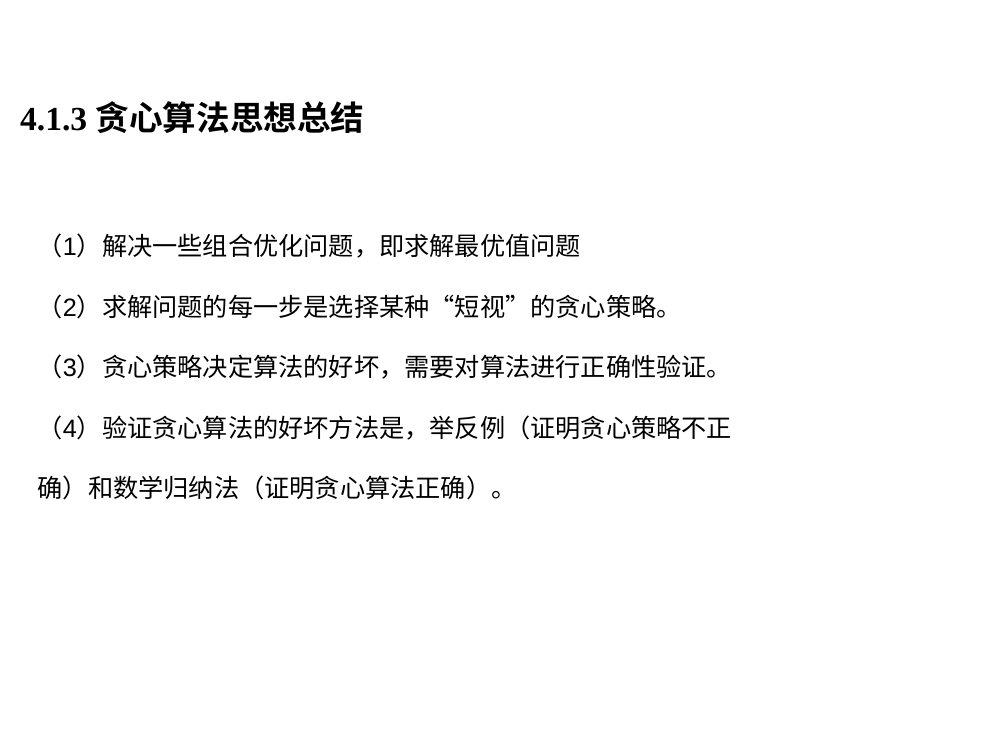
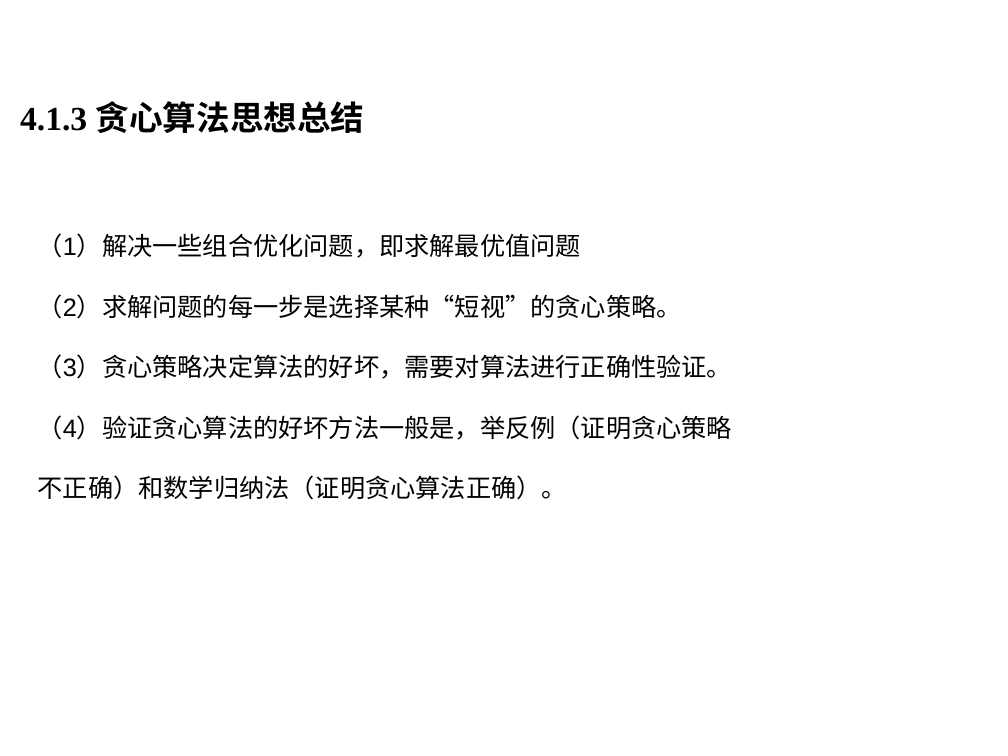
Before and after one commit to liutongling/DP, a slide deck: slide 18 of file/第4章 贪心法.pptx (slide 16 before the commit). Drawn at 1008x756 pixels with LibreOffice and Linux fonts; fonts in the diff are those of the drawing; background and template pictures are left out. Boxes give left, top, right and bottom in pixels: in the first picture for what was removed or moved away, otherwise in the second. Text is boxed around its words. In the diff, an @@ line names an element or a change of style, - is before the commit and + after.

```diff
--- a/file/第4章 贪心法.pptx
+++ b/file/第4章 贪心法.pptx
@@ text at (38, 415, 732, 500): text changed @@
-（4）验证贪心算法的好坏方法是，举反例（证明贪心策略不正确）和数学归纳法（证明贪心算法正确）。
+（4）验证贪心算法的好坏方法一般是，举反例（证明贪心策略不正确）和数学归纳法（证明贪心算法正确）。
```
Also in this commit, not shown: 2 other slides changed, 15 slides added, 3 slides removed, 2 other files.
